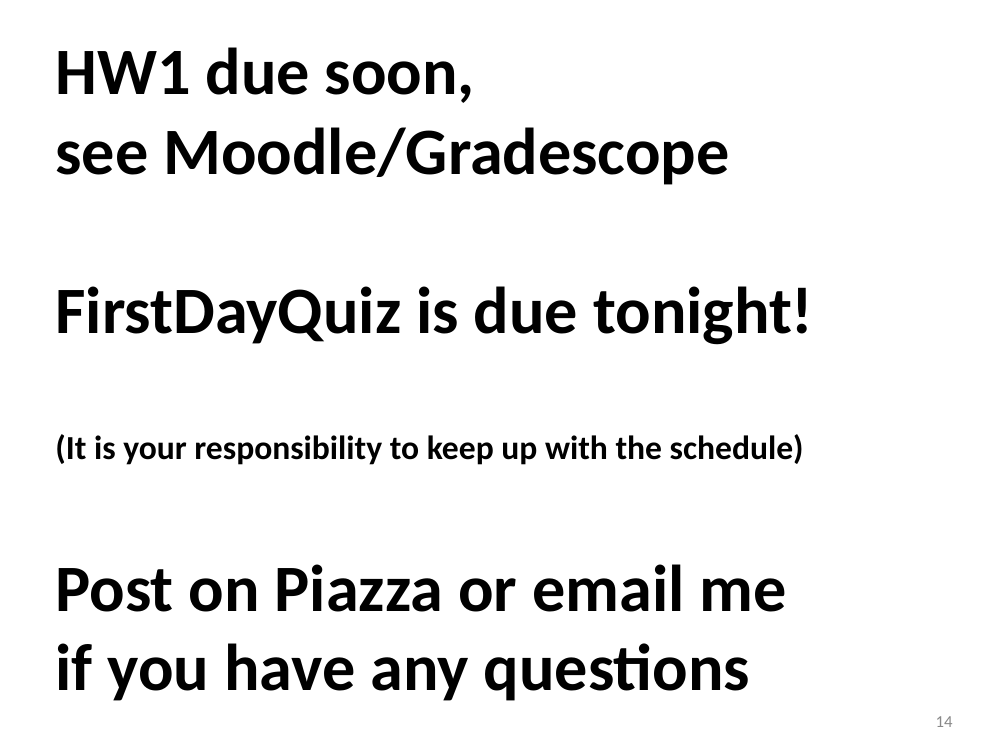
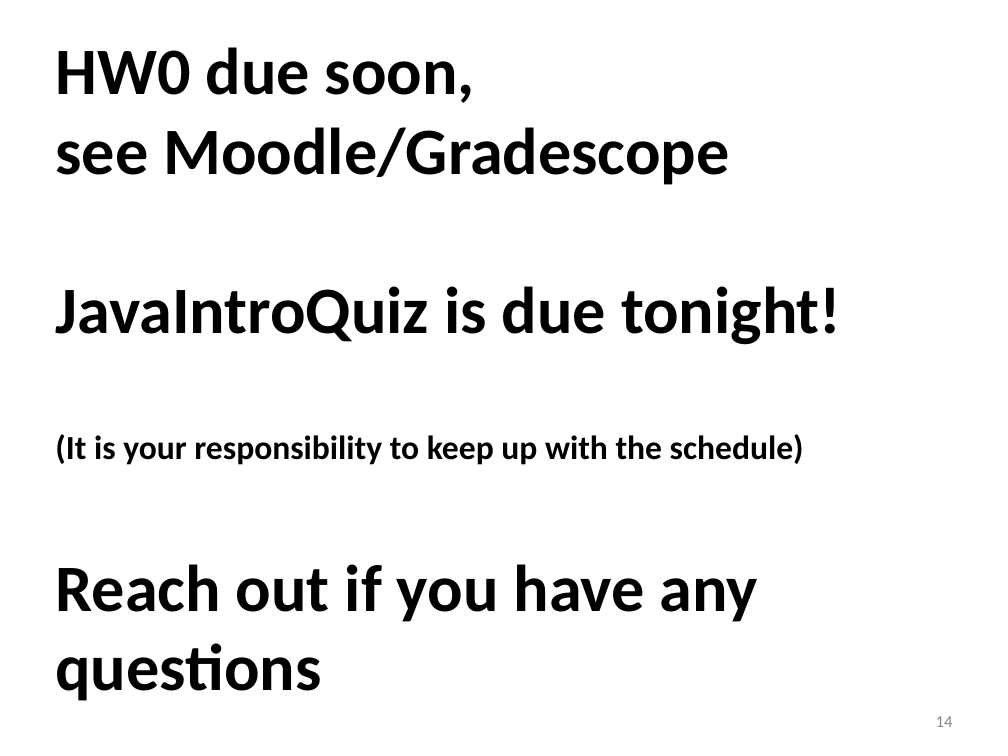
Before and after one commit to RHIT-CSSE/csse220, a slide deck: slide 14 of ClassMaterials/JavaIntro/Slides/Part2-JavaIntro.pptx. Drawn at 1008x756 pixels with LibreOffice and Linux fonts; fonts in the diff are those of the drawing. Boxes give left, top, right and bottom in pixels: in the first picture for what was removed or moved away, otherwise in the second. Text is boxed around its words. In the diff, an @@ line names an element or a change of style, - is before the commit and + after.

Commit message:
Update JavaIntro slides for genAI and IntelliJ

```diff
--- a/ClassMaterials/JavaIntro/Slides/Part2-JavaIntro.pptx
+++ b/ClassMaterials/JavaIntro/Slides/Part2-JavaIntro.pptx
@@ title at [55, 47, 841, 701]: text changed @@
-HW1 due soon,
-see Moodle/Gradescope
-FirstDayQuiz is due tonight!
-(It is your responsibility to keep up with the schedule)
-Post on Piazza or email me
-if you have any questions
+HW0 due soon,
+see Moodle/Gradescope
+JavaIntroQuiz is due tonight!
+(It is your responsibility to keep up with the schedule)
+Reach out if you have any questions
```
Also in this commit, not shown: 5 other slides changed, 2 slides added, 2 slides removed, 3 other files.
